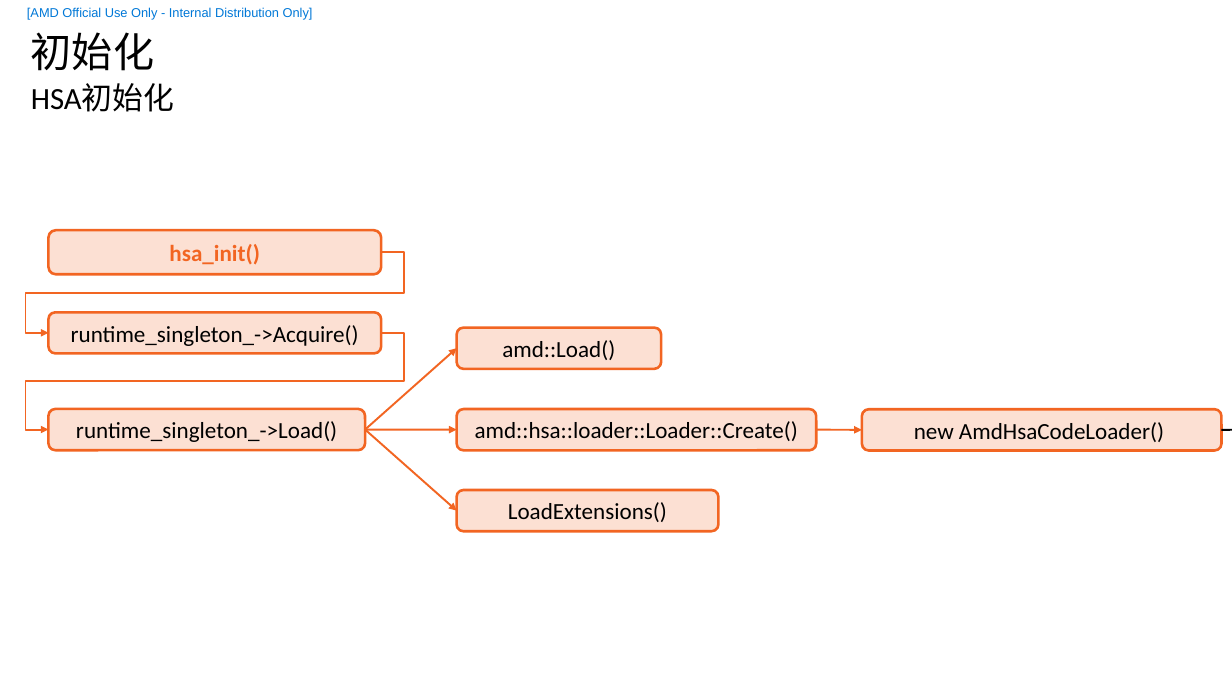
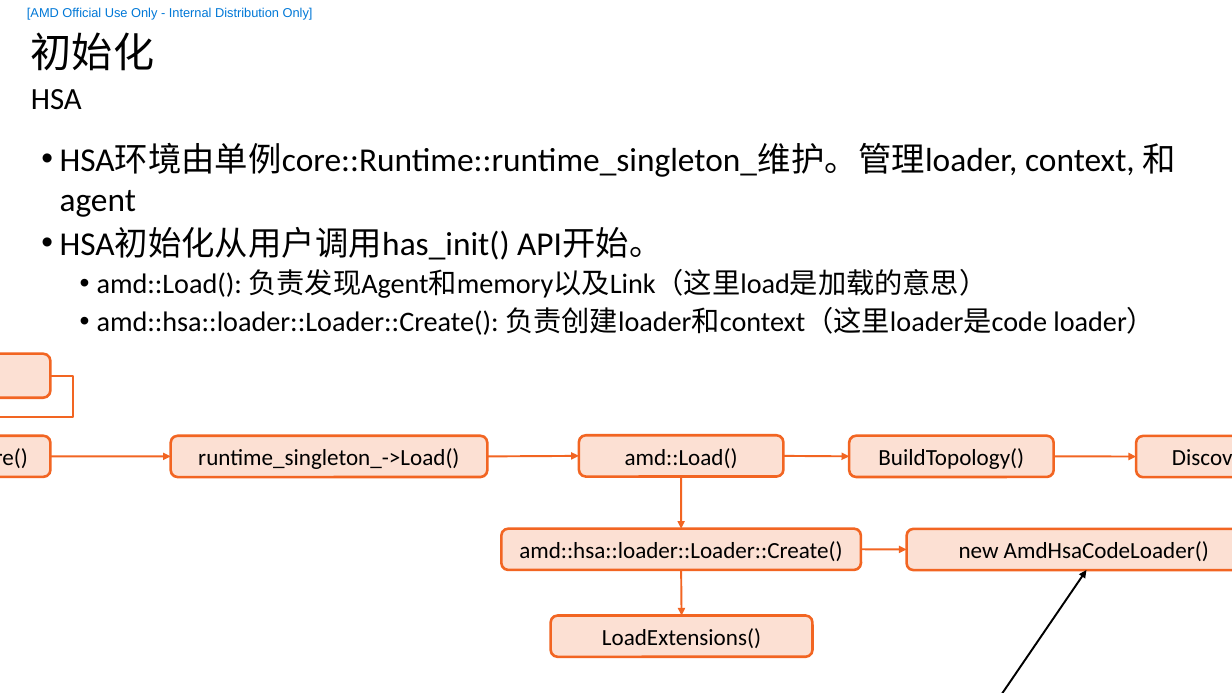
Before and after one commit to feifei14119/KmtHsaStudy, a slide deck: slide 6 of doc/HSA-KMT.pptx (slide 4 before the commit). Drawn at 1232x693 pixels with LibreOffice and Linux fonts; fonts in the diff are those of the drawing; background and template pictures are left out. Boxes give left, top, right and bottom in pixels: in the first picture for what was removed or moved away, otherwise in the second. Text is boxed around its words. In the diff, an @@ line names an element or a change of style, - is before the commit and + after.

```diff
--- a/doc/HSA-KMT.pptx
+++ b/doc/HSA-KMT.pptx
@@ text at bbox=[31, 89, 82, 110]: text changed @@
-HSA初始化
+HSA
@@ text added at bbox=[60, 143, 1176, 335], 22 pt, text #000000 @@
+  • HSA环境由单例core::Runtime::runtime_singleton_维护。管理loader, context, 和agent
+  • HSA初始化从用户调用has_init() API开始。
+    • amd::Load(): 负责发现Agent和memory以及Link（这里load是加载的意思）
+    • amd::hsa::loader::Loader::Create(): 负责创建loader和context（这里loader是code loader）
@@ rounded rectangle "hsa_init()": place and size @@
-rounded rectangle "hsa_init()" at bbox=[48, 230, 381, 274]
+rounded rectangle "hsa_init()" at bbox=[0, 354, 51, 398]
@@ elbow arrow removed from (381, 333) to (48, 430) @@
@@ elbow arrow moved from (381, 252) - (48, 333) to (51, 376) - (0, 457) @@
@@ rounded rectangle "runtime_singleton_->Acquire()": place and size @@
-rounded rectangle "runtime_singleton_->Acquire()" at bbox=[48, 312, 381, 353]
+rounded rectangle "runtime_singleton_->Acquire()" at bbox=[0, 436, 51, 477]
@@ rounded rectangle "runtime_singleton_->Load()": place and size @@
-rounded rectangle "runtime_singleton_->Load()" at bbox=[48, 409, 365, 451]
+rounded rectangle "runtime_singleton_->Load()" at bbox=[171, 436, 488, 478]
@@ rounded rectangle "amd::Load()": place and size @@
-rounded rectangle "amd::Load()" at bbox=[457, 328, 661, 370]
+rounded rectangle "amd::Load()" at bbox=[579, 435, 783, 477]
@@ rounded rectangle added at bbox=[849, 436, 1054, 478], fill #FCE0D3, outline #F26522 2 pt, 18 pt, text #000000 @@
+BuildTopology()
@@ rounded rectangle added at bbox=[1136, 436, 1232, 478], fill #FCE0D3, outline #F26522 2 pt, 18 pt, text #000000 @@
+DiscoverGpu()
@@ arrow removed from (1222, 430) to (1232, 430) @@
@@ arrow added from (51, 457) to (171, 457), #F26522 1.5 pt @@
@@ arrow moved from (365, 430) - (457, 348) to (487, 457) - (579, 456) @@
@@ arrow moved from (365, 430) - (457, 430) to (681, 477) - (681, 529) @@
@@ arrow added from (784, 456) to (849, 457), #F26522 1.5 pt @@
@@ arrow added from (1054, 457) to (1136, 457), #F26522 1.5 pt @@
@@ 2 rounded rectangles, 1 arrow: place and size @@
-2 rounded rectangles, 1 arrow at bbox=[457, 409, 1222, 451]
+2 rounded rectangles, 1 arrow at bbox=[501, 529, 1232, 570]
@@ arrow moved from (365, 430) - (457, 511) to (681, 570) - (681, 616) @@
@@ arrow added from (994, 693) to (1086, 570), #000000 1.5 pt @@
@@ rounded rectangle "LoadExtensions()": place and size @@
-rounded rectangle "LoadExtensions()" at bbox=[457, 490, 718, 531]
+rounded rectangle "LoadExtensions()" at bbox=[551, 616, 812, 657]
```
Also in this commit, not shown: 12 other slides changed, 14 slides added, 2 slides removed, 22 other files.
